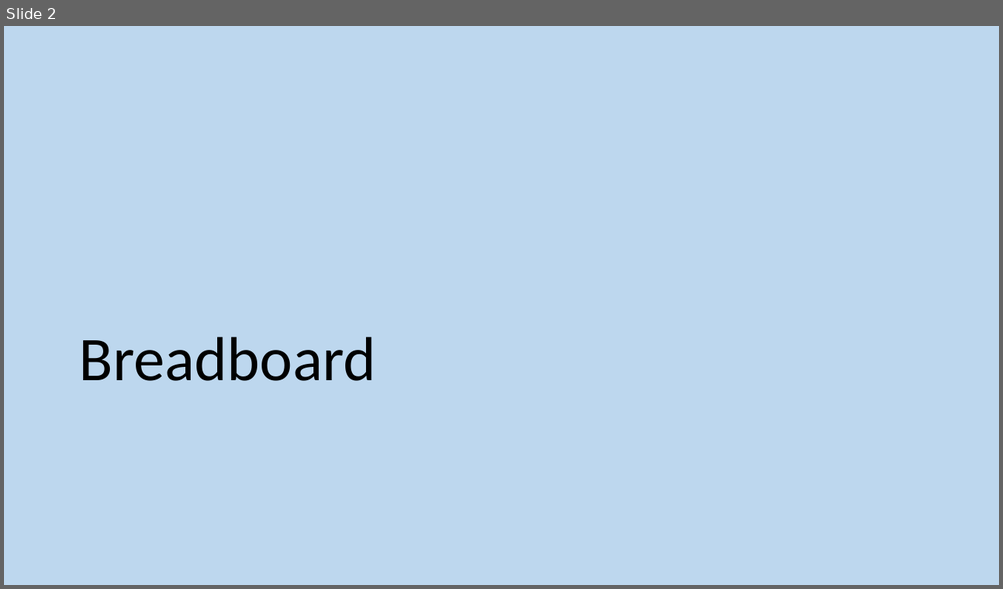
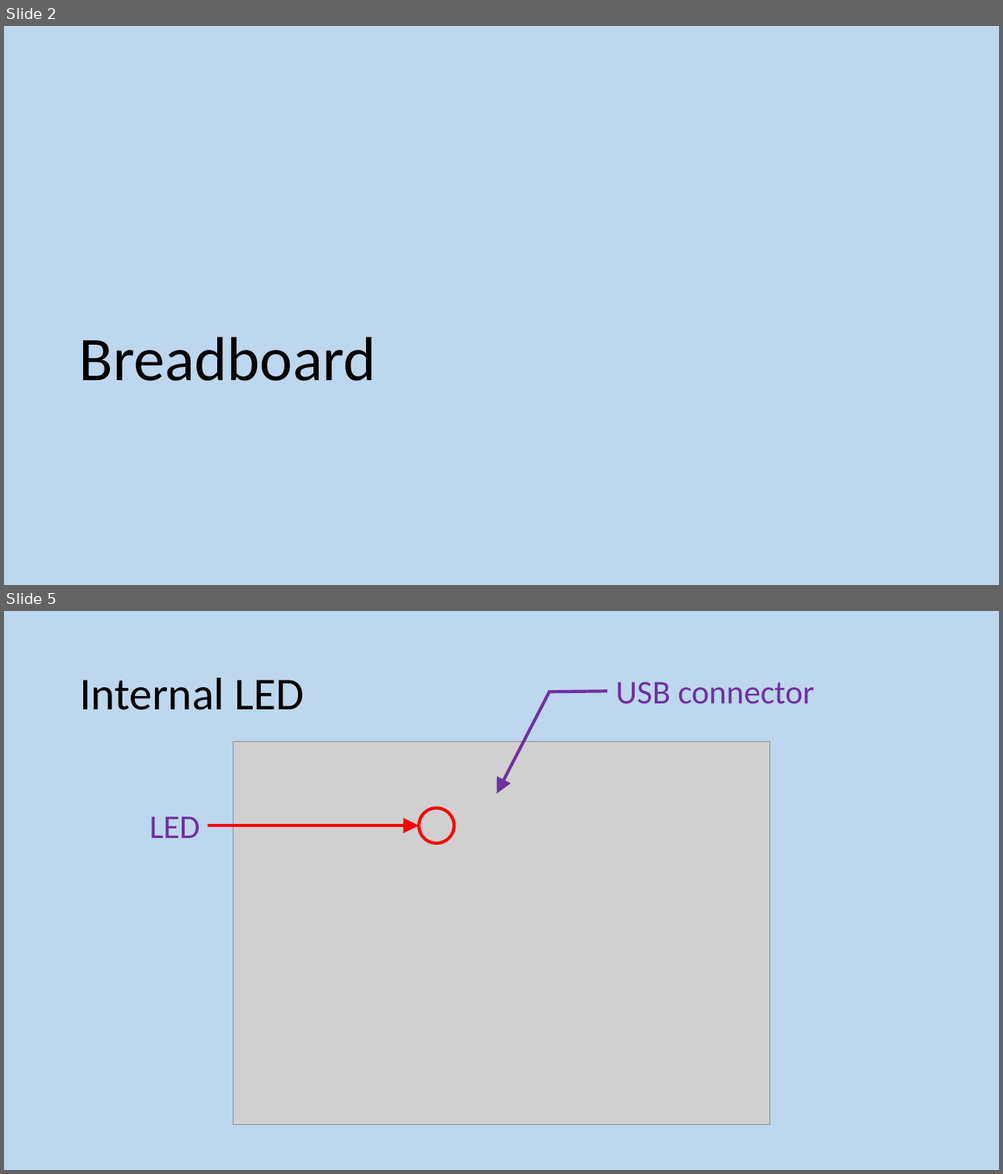
Before and after one commit to MrFriendCS/MrFriendCS.github.io, a slide deck: physical/Physical Slides.pptx. Shown one above the other, each under a label of ours: slide 2 before the commit, slides 2 and 5 after it; the slides between them are not shown. The pictures are 1003x589 and 1003x1174 pixels, drawn with LibreOffice and Linux fonts; fonts in the diff are those of the drawing; grey boxes stand for pictures. Boxes give left, top, right and bottom in pixels: in the first picture for what was removed or moved away, otherwise in the second. Text is boxed around its words. In the diff, an @@ line names an element or a change of style, - is before the commit and + after.

```diff
--- a/physical/Physical Slides.pptx
+++ b/physical/Physical Slides.pptx
@@ slide 5 added at [4, 611, 999, 1170], background #BDD7EE @@
@@ callout added at [609, 667, 824, 715], outline #7030A0 3 pt, 32 pt, text #7030A0 @@
+USB connector
@@ title added at [79, 678, 304, 710], 44 pt, text #000000 @@
+Internal LED
@@ picture added at [233, 741, 769, 1125] @@
@@ ellipse added at [419, 808, 454, 843], outline #FF0000 3 pt @@
@@ text added at [150, 817, 200, 838], 32 pt, text #7030A0 @@
+LED
@@ arrow added from (208, 826) to (419, 826), #FF0000 3 pt @@
```
Also in this commit, not shown: 2 other slides added, 10 other files.
